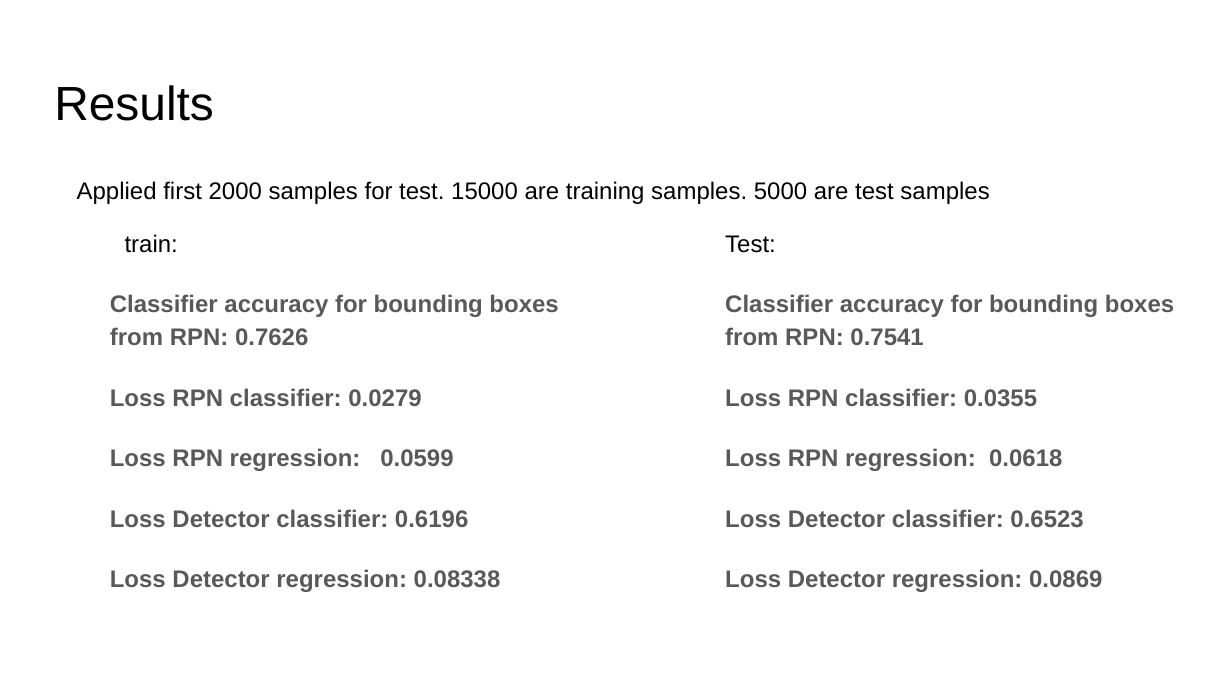
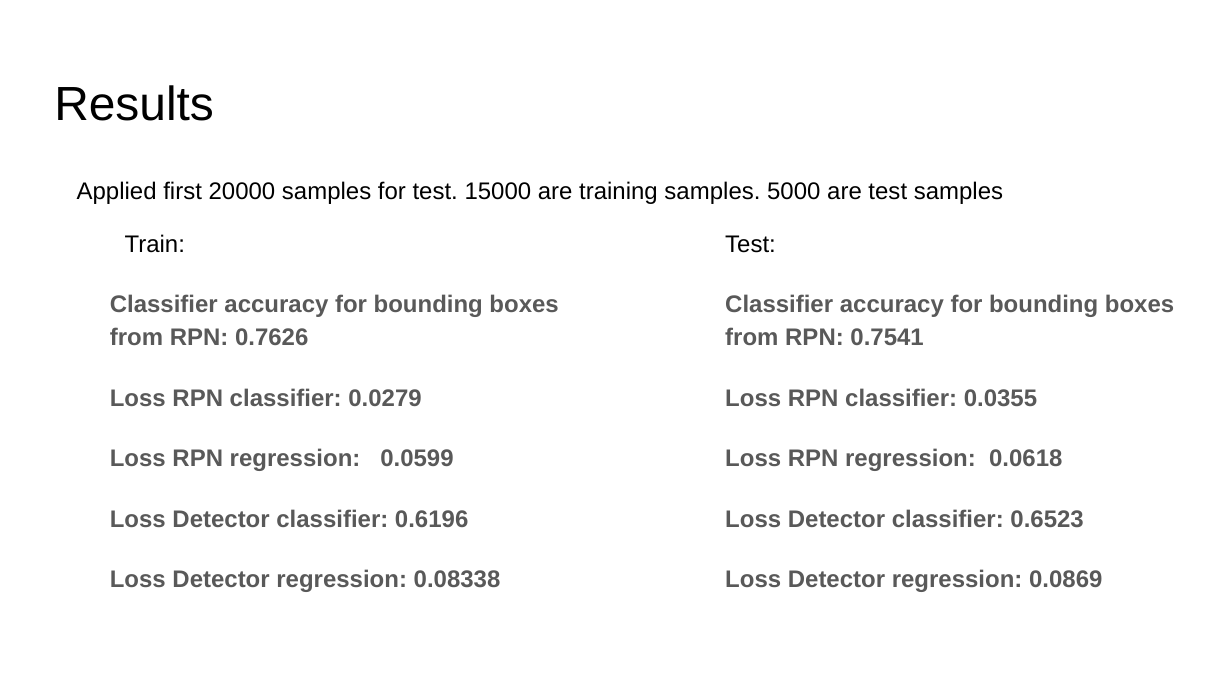
Before and after one commit to kwkwvenusgod/Shopee_ObjectDetection, a slide deck: slide 13 of report/Object-Detection-for-Shopee-Data.pptx (slide 11 before the commit). Drawn at 1232x693 pixels with LibreOffice and Linux fonts; fonts in the diff are those of the drawing. Boxes give left, top, right and bottom in pixels: in the first picture for what was removed or moved away, otherwise in the second. Text is boxed around its words. In the diff, an @@ line names an element or a change of style, - is before the commit and + after.

```diff
--- a/report/Object-Detection-for-Shopee-Data.pptx
+++ b/report/Object-Detection-for-Shopee-Data.pptx
@@ text at (77, 181, 1003, 204): text changed @@
-Applied first 2000 samples for test. 15000 are training samples. 5000 are test samples
+Applied first 20000 samples for test. 15000 are training samples. 5000 are test samples
@@ text at (125, 234, 185, 253): text changed @@
-train:
+Train:
```
Also in this commit, not shown: 3 other slides changed, 2 slides added, 1 other file.
